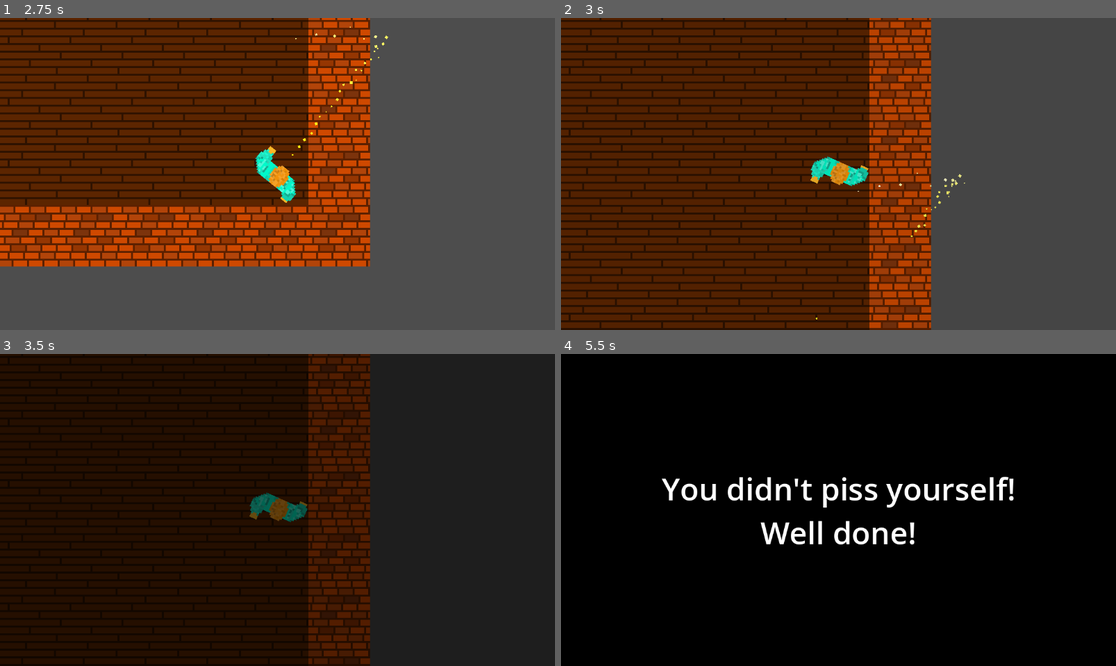
Above: before the commit, frames 1-4 (two rows, left to right).
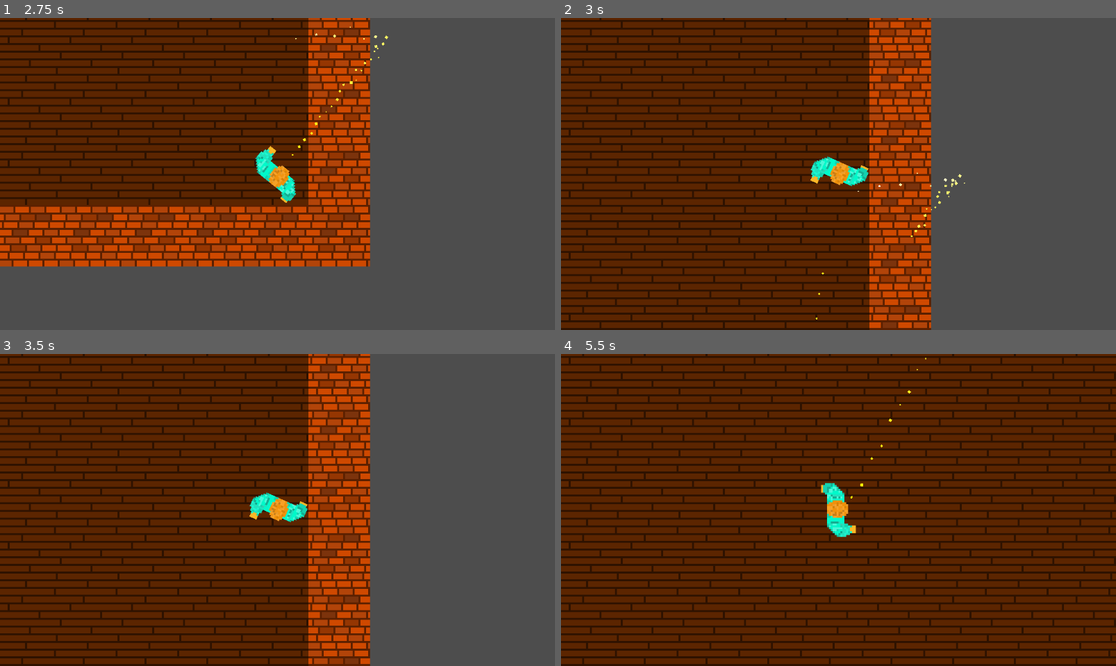
Above: after the commit, the same moments.

Repository: Jibby-Games/PizzaJam11
Game: Godot game, scene res://menu/intro.tscn
The game is run twice, just before and just after one commit, with the same random seed, the same clock (stepped at 60 frames per second) and the same inputs.
Inputs (mouse positions are in pixels of both pictures, inside the frame that each line leads up to):
- Up to frame 1 (2.75 s): move the mouse to (399, 158) at 0.52 s; press the mouse at (399, 158) at 0.53 s; hold D (right) 0.53-1.28 s; move the mouse to (166, 189) at 1.27 s; release the mouse at (166, 189) at 1.28 s; hold S (down) 1.28-2.03 s; click (166, 189) at 1.35 s; move the mouse to (333, 105) at 2.02 s; press the mouse at (333, 105) at 2.03 s; hold D (right) from 2.03 s (still down)
- Up to frame 2 (3 s): move the mouse to (810, 236) at 2.77 s; release D (right) at 2.78 s; release the mouse at (810, 236) at 2.78 s; hold W (up) from 2.78 s (still down); click (810, 236) at 2.85 s
- Up to frame 3 (3.5 s): keep holding W (up)
- Up to frame 4 (5.5 s): move the mouse to (1005, 556) at 3.52 s; release W (up) at 3.53 s; press the mouse at (1005, 556) at 3.53 s; hold A (left) 3.53-5.03 s; move the mouse to (672, 463) at 4.27 s; release the mouse at (672, 463) at 4.28 s; click (672, 463) at 4.35 s; move the mouse to (866, 510) at 5.02 s; press the mouse at (866, 510) at 5.03 s; hold S (down) from 5.03 s (still down)

Frame 1 is identical in both runs. In frame 2, 0.3% of the frame differs, in the area x 45-73%, y 44-97%; in frame 3, 100%, in the area x 0-100%, y 0-100%; in frame 4, 100%.
Error in both runs: Attempt to call function 'show' in base 'null instance' on a null instance. (res://ui/ui.gd:9)

Commit message:
give player x10 piss

Diff:
--- a/player/player.gd
+++ b/player/player.gd
@@ -3,8 +3,8 @@
 var speed = 400  # move speed in pixels/sec
 var is_pissing = false
 
-var current_piss_volume = 100
-var max_piss_volume = 200
+var current_piss_volume = 1000
+var max_piss_volume = 2000
 
 # per physics frame
 var pissing_delta = 2
